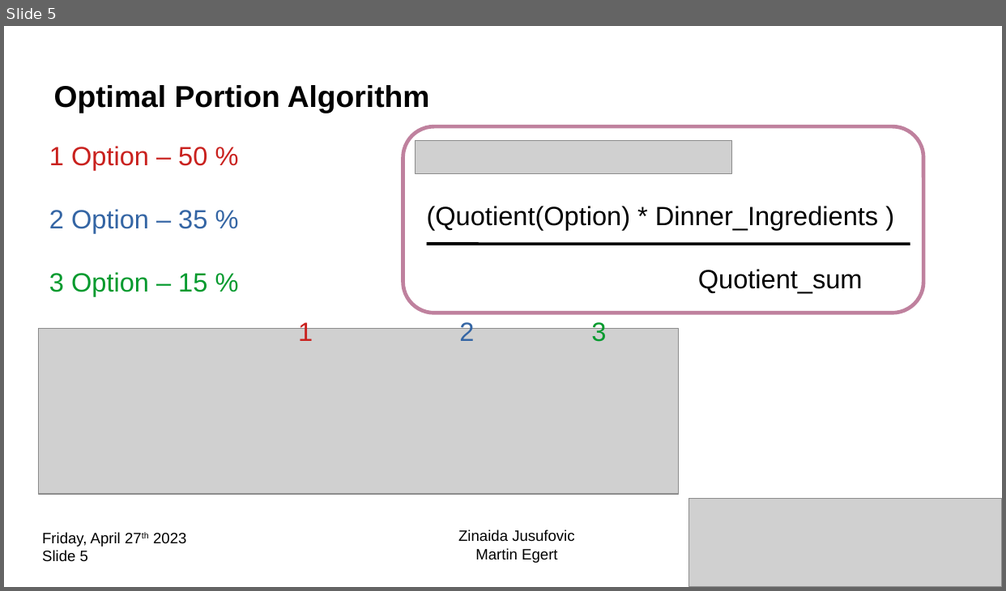
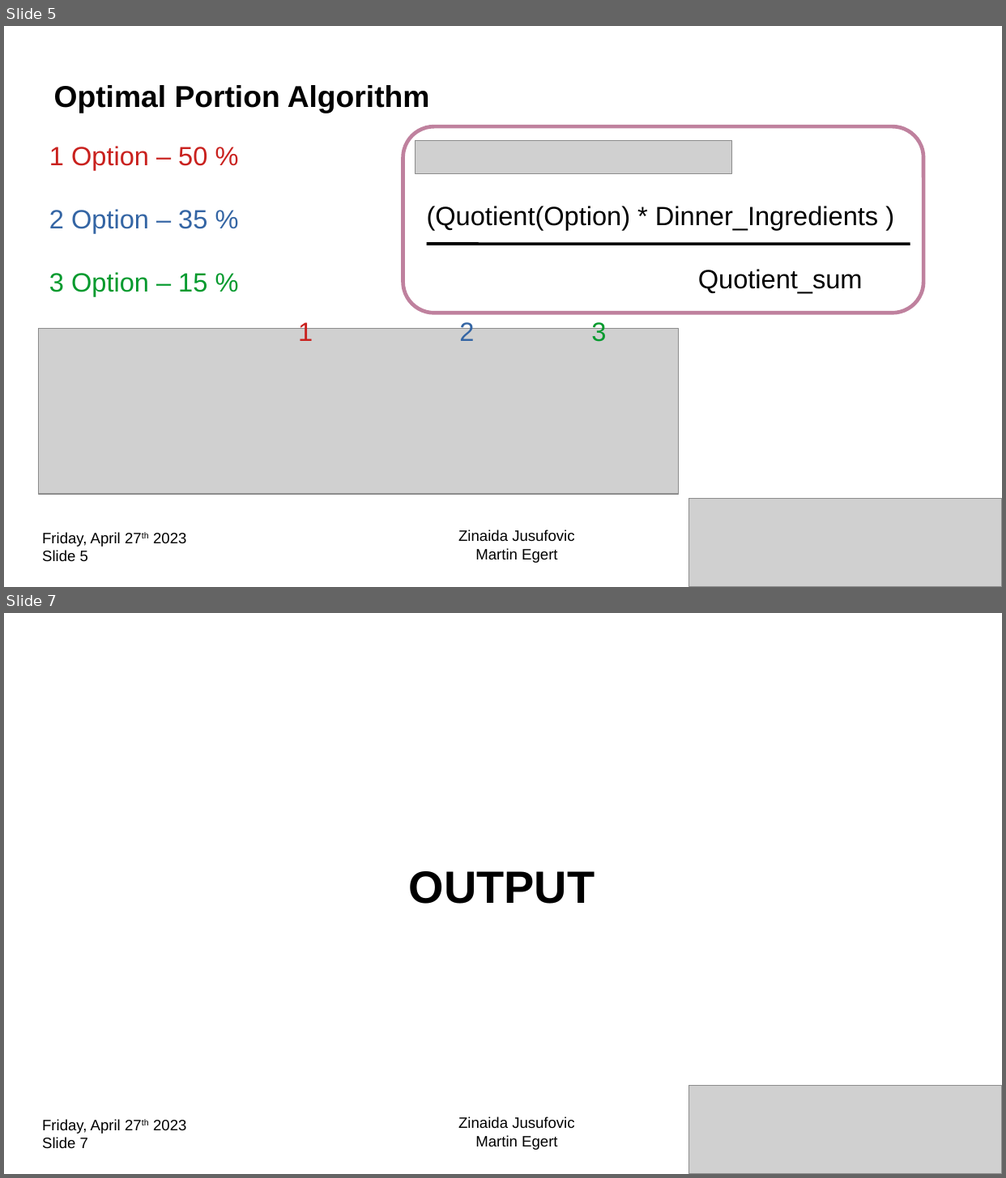
Before and after one commit to CodecoolGlobal/ehotel-buffet-java-zenais, a slide deck: presentation/20230413_EHotelBuffet.odp. Shown one above the other, each under a label of ours: slide 5 before the commit, slides 5 and 7 after it; the slides between them are not shown. The pictures are 1006x591 and 1006x1178 pixels, drawn with LibreOffice and Linux fonts; fonts in the diff are those of the drawing; grey boxes stand for pictures. Boxes give left, top, right and bottom in pixels: in the first picture for what was removed or moved away, otherwise in the second. Text is boxed around its words. In the diff, an @@ line names an element or a change of style, - is before the commit and + after.

```diff
--- a/presentation/20230413_EHotelBuffet.odp
+++ b/presentation/20230413_EHotelBuffet.odp
@@ slide 7 added at (4,613,1002,1174), background #FFFFFF @@
@@ title added at (409,871,594,904), 36 pt, text #000000, bold @@
+OUTPUT
@@ picture added at (689,1086,1002,1174) @@
@@ text added at (42,1119,186,1149), 12 pt, text #000000 @@
+Friday, April 27th 2023
+Slide 7
@@ text added at (458,1117,574,1150), 12 pt, text #000000 @@
+Zinaida Jusufovic
+Martin Egert
```
Also in this commit, not shown: 1 slide changed, 3 other slides added.
